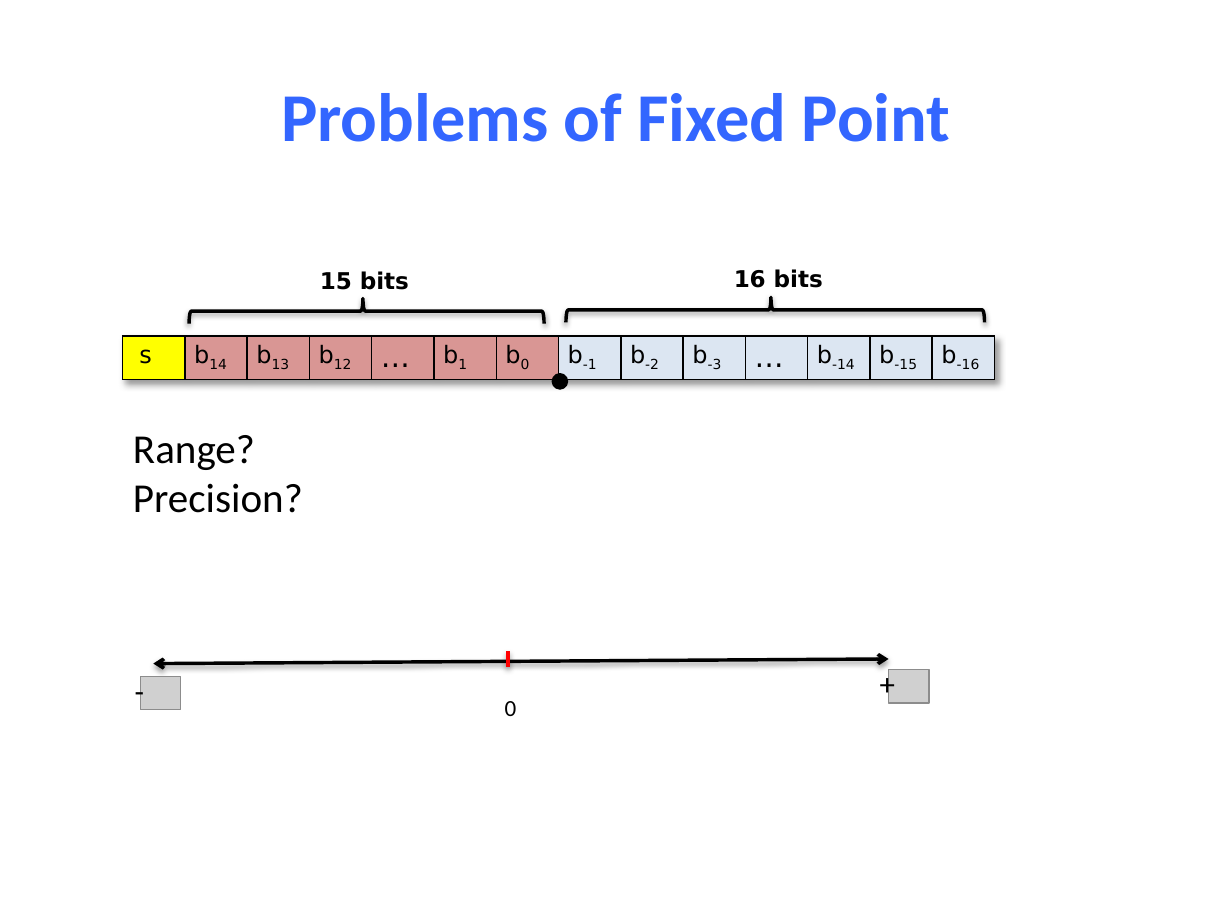
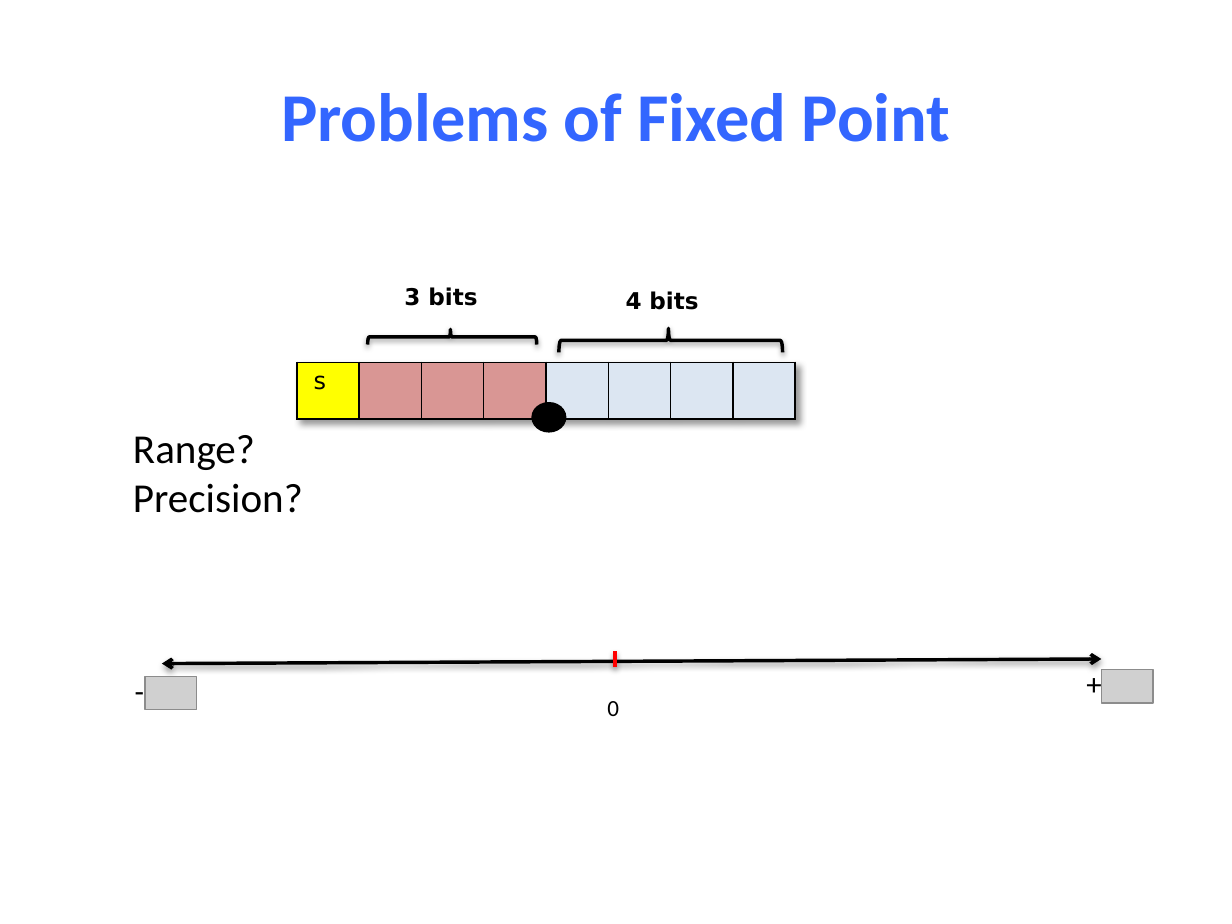
Before and after one commit to NYU-CSO/nyu-cso.github.io, a slide deck: slide 10 of notes/03-floats.pptx (slide 12 before the commit). Drawn at 1232x924 pixels with LibreOffice and Linux fonts; fonts in the diff are those of the drawing; grey boxes stand for pictures. Boxes give left, top, right and bottom in pixels: in the first picture for what was removed or moved away, otherwise in the second. Text is boxed around its words. In the diff, an @@ line names an element or a change of style, - is before the commit and + after.

```diff
--- a/notes/03-floats.pptx
+++ b/notes/03-floats.pptx
@@ text at <box>404,287,477,306</box>: text changed @@
-15 bits
+3 bits
@@ text at <box>626,291,698,310</box>: text changed @@
-16 bits
+4 bits
@@ left brace: place and size @@
-left brace at <box>565,298,984,323</box>
+left brace at <box>559,328,783,352</box>
@@ table removed at <box>122,336,1002,381</box>, 1 rows, 14 columns @@
-s | b14 | b13 | b12 | … | b1 | b0 | b-1 | b-2 | b-3 | … | b-14 | b-15 | b-16
@@ left brace: place and size @@
-left brace at <box>188,298,543,323</box>
+left brace at <box>368,330,537,344</box>
@@ table added at <box>297,362,800,419</box>, 1 rows, 8 columns @@
+s |  |  |  |  |  |  | 
@@ ellipse: place and size @@
-ellipse at <box>553,375,565,387</box>
+ellipse at <box>533,404,564,431</box>
@@ double arrow moved from (153, 664) - (888, 659) to (161, 664) - (1101, 659) @@
@@ line moved from (508, 667) - (508, 650) to (615, 667) - (615, 650) @@
@@ text "+" rewrapped from <box>867,659,908,708</box> to <box>1074,659,1126,708</box> @@
@@ text "-" rewrapped from <box>122,665,156,715</box> to <box>122,665,166,715</box> @@
@@ picture: place and size @@
-picture at <box>140,676,181,710</box>
+picture at <box>145,676,197,710</box>
@@ text "0": place and size @@
-text "0" at <box>505,701,517,716</box>
+text "0" at <box>607,701,619,716</box>
@@ picture removed at <box>888,669,929,702</box> @@
@@ picture added at <box>1101,669,1153,702</box> @@
```
Also in this commit, not shown: 21 other slides changed, 5 slides added, 20 slides removed, 1 other file.
